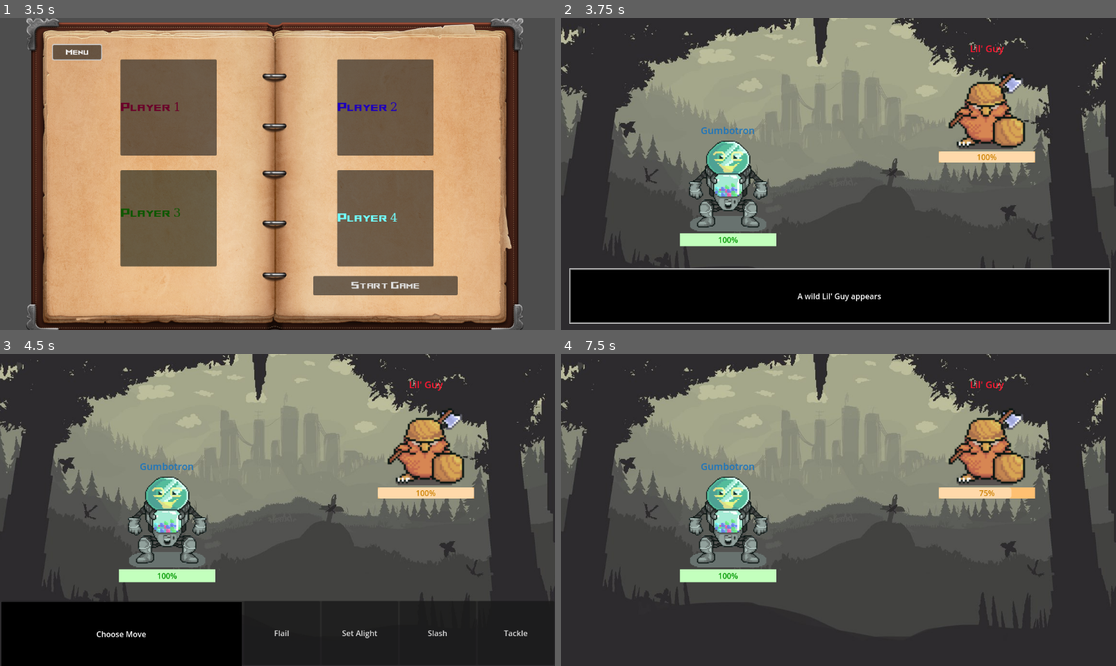
Above: before the commit, frames 1-4 (two rows, left to right).
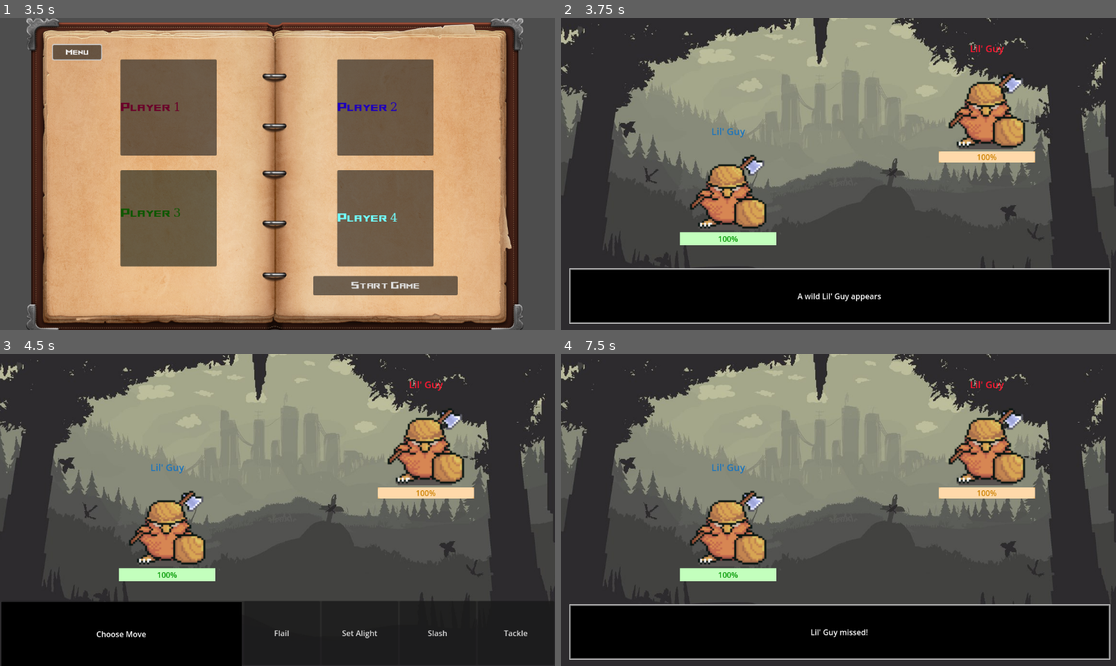
Above: after the commit, the same moments.

Repository: ajnaaa3/KTCE_RPGGame
Game: Godot game, scene res://scenes/menu.tscn
Two runs of this game, one before a commit and one after it. Both use one fixed random seed, a clock stepped at 60 frames per second and the inputs below.
Inputs (mouse positions are in pixels of both pictures, inside the frame that each line leads up to):
- Up to frame 1 (3.5 s): click "Start Game" at 0.5 s; click "Menu" at 1.25 s; move the mouse to (399, 158) at 2.02 s; click (399, 158) at 2.17 s; move the mouse to (166, 189) at 2.77 s; click (166, 189) at 2.92 s
- Up to frame 2 (3.75 s): click "Start Game" at 3.5 s
- Up to frame 3 (4.5 s): tap Enter (ui_accept) at 4.25 s; move the mouse to (333, 441) at 4.27 s; hold Enter (ui_accept) from 4.28 s (still down); click (333, 441) at 4.42 s
- Up to frame 4 (7.5 s): release Enter (ui_accept) at 5 s; click "Flail" at 5 s; tap Enter (ui_accept) at 5.75, 5.85, 6.02, 6.32, 6.5, 7.35 s; move the mouse to (810, 572) at 5.77 s; click (810, 572) at 5.92 s; move the mouse to (1005, 556) at 6.52 s; hold Enter (ui_accept) 6.53-7.28 s; click (1005, 556) at 6.67 s; move the mouse to (672, 463) at 7.27 s; click (672, 463) at 7.42 s

Frame 1 is identical in both runs. In frame 2, 3.4% of the frame differs, in the area x 21-39%, y 34-74%; in frame 3, 3.4%; in frame 4, 21%, in the area x 1-99%, y 34-98%.

Commit message:
Audio, Animation, Win State, Loss
Beeps Bloops and Blinks

Diff:
--- a/resources/Attacks/flail.tres
+++ b/resources/Attacks/flail.tres
@@ -1,4 +1,4 @@
-[gd_resource type="Resource" load_steps=2 format=3 uid="uid://c5qyp7qkianqr"]
+[gd_resource type="Resource" script_class="Attack" load_steps=2 format=3 uid="uid://c5qyp7qkianqr"]
 
 [ext_resource type="Script" uid="uid://da5gwh6uvs7j6" path="res://resources/baseAttack.gd" id="1_s1qtj"]
 
--- a/resources/Characters/gumbotron.tres
+++ b/resources/Characters/gumbotron.tres
@@ -14,5 +14,5 @@
 texture = ExtResource("2_r6lb3")
 max_hp = 60
 defense = 15
-speed = 10
+speed = 1
 moveset = Array[ExtResource("1_f1l3a")]([ExtResource("2_hqfd5"), ExtResource("3_bgh7o"), ExtResource("4_aji7k"), ExtResource("5_w304r")])
--- a/resources/Characters/lilGuy.tres
+++ b/resources/Characters/lilGuy.tres
@@ -15,5 +15,5 @@
 max_hp = 20
 attack = 20
 defense = 0
-speed = 1
+speed = 10
 moveset = Array[ExtResource("1_110pa")]([ExtResource("2_jl37k"), ExtResource("3_wwean"), ExtResource("4_eawel"), ExtResource("5_aqmg4")])
--- a/scenes/battle.gd
+++ b/scenes/battle.gd
@@ -8,18 +8,24 @@
 var rng = RandomNumberGenerator.new()
 var player_attack: Attack
 var enemy_attack: Attack
-enum BattleState { PLAYER_TURN, ENEMY_TURN, RESOLVE_ATTACKS, PLAYER_WIN, ENEMY_WIN }
+enum BattleState { PLAYER_TURN, ENEMY_TURN, RESOLVE_ATTACKS, PLAYER_WIN, PLAYER_LOSE}
 var current_state: BattleState = BattleState.PLAYER_TURN
+var victory_music: String = "res://assets/sounds/victory.ogg"
+var defeat_music: String = "res://assets/sounds/defeat.ogg"
 
 @onready var attack_panel = $PlayerPanel/Attacks
+@onready var player_anim: AnimationPlayer = $PlayerContainer/CharacterAnimationPlayer
+@onready var enemy_anim: AnimationPlayer = $EnemyContainer/CharacterAnimationPlayer
+@onready var music_player : AudioStreamPlayer = $BGMPlayer
+@onready var soundfx_player : AudioStreamPlayer = $SoundFXPlayer
 
 func _ready() -> void:
 	set_health($PlayerContainer/PlayerHPBar, player.max_hp, player.max_hp)
 	set_health($EnemyContainer/EnemyHPBar, enemy.max_hp, enemy.max_hp)
 	$PlayerContainer/Sprite.texture = player.texture
 	$EnemyContainer/Sprite.texture = enemy.texture
-	$EnemyContainer/EnemyName.text = enemy.name
-	$PlayerContainer/PlayerName.text = player.name
+	$EnemyContainer/Name.text = enemy.name
+	$PlayerContainer/Name.text = player.name
 	attack_panel.populate_moves(player)
 	attack_panel.attack_selected.connect(_on_player_attack_selected)
 
@@ -34,7 +40,11 @@
 	panel_node.get_node("Label").text = text
 
 func _input(event: InputEvent) -> void:
-	if(Input.is_action_just_pressed("ui_accept") or Input.is_mouse_button_pressed(MOUSE_BUTTON_LEFT) and current_state == BattleState.PLAYER_TURN):
+	if(current_state == BattleState.PLAYER_TURN
+		or current_state == BattleState.PLAYER_WIN
+		or current_state == BattleState.PLAYER_LOSE) \
+		and (Input.is_action_just_pressed("ui_accept")
+			 or Input.is_mouse_button_pressed(MOUSE_BUTTON_LEFT)):
 		$Textbox.hide()
 		emit_signal("textbox_closed")
 
@@ -56,58 +66,88 @@
 
 		BattleState.ENEMY_TURN:
 			display_text($Textbox, "Waiting for %s's move" % enemy.name)
-			await get_tree().create_timer(0.5).timeout
+			await get_tree().create_timer(1.0).timeout
 			enemy_attack = enemy.moveset[rng.randi_range(0, enemy.moveset.size() - 1)]
 			transition_to(BattleState.RESOLVE_ATTACKS)
 
 		BattleState.RESOLVE_ATTACKS:
 			if (player.speed > enemy.speed):
 				await resolve_damage(player_attack, player, enemy, $EnemyContainer/EnemyHPBar)
-				await check_battle_end()
+				if await battle_end() :
+					return
 				await resolve_damage(enemy_attack, enemy, player, $PlayerContainer/PlayerHPBar)
 
 			elif (player.speed < enemy.speed):
 				await resolve_damage(enemy_attack, enemy, player, $PlayerContainer/PlayerHPBar)
-				await check_battle_end()
+				if await battle_end() :
+					return
 				await resolve_damage(player_attack, player, enemy, $EnemyContainer/EnemyHPBar)
 
 			elif (rng.randi_range(0, 100) < 50):
 				await resolve_damage(player_attack, player, enemy, $EnemyContainer/EnemyHPBar)
-				await check_battle_end()
+				if await battle_end() :
+					return
 				await resolve_damage(enemy_attack, enemy, player, $PlayerContainer/PlayerHPBar)
 
 			else:
 				await resolve_damage(enemy_attack, enemy, player, $PlayerContainer/PlayerHPBar)
-				await check_battle_end()
+				if await battle_end() :
+					return
 				await resolve_damage(player_attack, player, enemy, $EnemyContainer/EnemyHPBar)
 
 			await get_tree().create_timer(1.0).timeout
-			check_battle_end()
+			if await battle_end() :
+					return
 			$Textbox.hide()
 			transition_to(BattleState.PLAYER_TURN)
+
+		BattleState.PLAYER_WIN:
+			enemy_anim.play("defeat")
+			music_player.stop()
+			music_player.stream = load(victory_music)
+			music_player.play()
+			display_text($Textbox, "You won!")
+			await(textbox_closed)
+			get_tree().set_meta("battle_result", "win")
+			call_deferred("deferred_goto_results")
+
+		BattleState.PLAYER_LOSE:
+			player_anim.play("defeat")
+			music_player.stop()
+			music_player.stream = load(defeat_music)
+			music_player.play()
+			display_text($Textbox, "You lost...")
+			await(textbox_closed)
+			get_tree().set_meta("battle_result", "lost")
+			call_deferred("deferred_goto_results")
 
 func resolve_damage(attack, attacker, defender, defender_health):
 	display_text($Textbox, "%s uses %s" % [attacker.name, attack.name])
 	await get_tree().create_timer(1.0).timeout
 	if randf() < attack.accuracy:
-		var damage = max(0, (attack.power + attacker.attack) - defender.defense)
+		var damage = max(0, ((attack.power * attacker.attack) / 10)- defender.defense)
 		set_health(defender_health, max(0, defender_health.value - damage), defender.max_hp)
 		display_text($Textbox, "%s takes %d damage!" % [defender.name, damage])
+		if defender_health == $PlayerContainer/PlayerHPBar:
+			player_anim.play("damage")
+			soundfx_player.play()
+		else:
+			enemy_anim.play("damage")
+			soundfx_player.play()
+
 	else:
 		display_text($Textbox, "%s missed!" % attacker.name)
-	await get_tree().create_timer(1.0).timeout
+	await get_tree().create_timer(0.7).timeout
 
-func check_battle_end():
-	if $PlayerContainer/PlayerHPBar.value == 0:
-		get_tree().set_meta("battle_result", "lost")
-		call_deferred("deferred_goto_results")
-		return
+func battle_end():
+	if $PlayerContainer/PlayerHPBar.value <= 0:
+		transition_to(BattleState.PLAYER_LOSE)
+		return true
 	elif $EnemyContainer/EnemyHPBar.value <= 0:
-		get_tree().set_meta("battle_result", "win")
-		call_deferred("deferred_goto_results")
-		return
+		transition_to(BattleState.PLAYER_WIN)
+		return true
 	else:
-		return
+		return false
 
 func deferred_goto_results():
 	get_tree().change_scene_to_file("res://scenes/result.tscn")
--- a/scenes/battle.tscn
+++ b/scenes/battle.tscn
@@ -1,19 +1,95 @@
-[gd_scene load_steps=13 format=3 uid="uid://bvx4b1rqtup32"]
+[gd_scene load_steps=17 format=3 uid="uid://bvx4b1rqtup32"]
 
 [ext_resource type="Script" uid="uid://dwpc2b0m8du21" path="res://scenes/battle.gd" id="1_dn72j"]
 [ext_resource type="Resource" uid="uid://b7yjsbyv5smjm" path="res://resources/Characters/lilGuy.tres" id="2_4k1nj"]
 [ext_resource type="Texture2D" uid="uid://dpkfk7j82hlsn" path="res://assets/images/JWDLx5AZBtI.jpg" id="2_th188"]
-[ext_resource type="Resource" uid="uid://b61yhfg8k3364" path="res://resources/Characters/gumbotron.tres" id="3_f4pi3"]
-[ext_resource type="AudioStream" uid="uid://cujvqechnsxt3" path="res://assets/sounds/dova_Mauve Rhopalocera_master.mp3" id="3_p1qf1"]
 [ext_resource type="Texture2D" uid="uid://dsvs00hbuq2yc" path="res://assets/images/Sprites/11.png" id="4_a12nh"]
 [ext_resource type="Texture2D" uid="uid://lju4uiedgigj" path="res://assets/images/Sprites/02.png" id="5_lpir7"]
 [ext_resource type="Script" uid="uid://h605uw8ba6gf" path="res://scenes/attacks.gd" id="6_f4pi3"]
+[ext_resource type="AudioStream" uid="uid://bhrpb4j04qm12" path="res://assets/sounds/output.ogg" id="8_f4pi3"]
+[ext_resource type="AudioStream" uid="uid://clvsbwslrfjut" path="res://assets/sounds/Soundfx/hit.ogg" id="8_yahae"]
 
 [sub_resource type="StyleBoxFlat" id="StyleBoxFlat_a12nh"]
 bg_color = Color(0, 0, 0, 1)
 
 [sub_resource type="StyleBoxFlat" id="StyleBoxFlat_p1qf1"]
 bg_color = Color(1, 0.7518053, 0.44741547, 1)
+
+[sub_resource type="Animation" id="Animation_yahae"]
+length = 0.001
+tracks/0/type = "value"
+tracks/0/imported = false
+tracks/0/enabled = false
+tracks/0/path = NodePath("Sprite:modulate")
+tracks/0/interp = 1
+tracks/0/loop_wrap = true
+tracks/0/keys = {
+"times": PackedFloat32Array(0, 0.10130787, 0.16535881, 0.26666668, 0.33333334, 0.4346412, 0.49869215, 0.6),
+"transitions": PackedFloat32Array(1, 1, 1, 1, 1, 1, 1, 1),
+"update": 0,
+"values": [Color(1, 1, 1, 1), Color(1, 1, 1, 1), Color(1, 1, 1, 1), Color(1, 1, 1, 1), Color(1, 1, 1, 1), Color(1, 1, 1, 1), Color(1, 1, 1, 1), Color(1, 1, 1, 1)]
+}
+tracks/1/type = "value"
+tracks/1/imported = false
+tracks/1/enabled = true
+tracks/1/path = NodePath("Name:modulate")
+tracks/1/interp = 1
+tracks/1/loop_wrap = true
+tracks/1/keys = {
+"times": PackedFloat32Array(0),
+"transitions": PackedFloat32Array(1),
+"update": 0,
+"values": [Color(1, 1, 1, 1)]
+}
+
+[sub_resource type="Animation" id="Animation_f4pi3"]
+resource_name = "damage"
+tracks/0/type = "value"
+tracks/0/imported = false
+tracks/0/enabled = true
+tracks/0/path = NodePath("Sprite:modulate")
+tracks/0/interp = 1
+tracks/0/loop_wrap = true
+tracks/0/keys = {
+"times": PackedFloat32Array(0, 0.10130787, 0.14432903, 0.2456369, 0.30114806, 0.40245593, 0.45241597, 0.5537238, 0.6022961, 0.703604, 0.76050293, 0.8618108, 0.8986921, 1),
+"transitions": PackedFloat32Array(1, 1, 1, 1, 1, 1, 1, 1, 1, 1, 1, 1, 1, 1),
+"update": 0,
+"values": [Color(1, 1, 1, 1), Color(1, 1, 1, 0.27450982), Color(1, 1, 1, 1), Color(1, 1, 1, 0.27450982), Color(1, 1, 1, 1), Color(1, 1, 1, 0.27450982), Color(1, 1, 1, 1), Color(1, 1, 1, 0.27450982), Color(1, 1, 1, 1), Color(1, 1, 1, 0.27450982), Color(1, 1, 1, 1), Color(1, 1, 1, 0.27450982), Color(1, 1, 1, 1), Color(1, 1, 1, 1)]
+}
+
+[sub_resource type="Animation" id="Animation_v7i3o"]
+resource_name = "defeat"
+tracks/0/type = "value"
+tracks/0/imported = false
+tracks/0/enabled = true
+tracks/0/path = NodePath("Sprite:modulate")
+tracks/0/interp = 1
+tracks/0/loop_wrap = true
+tracks/0/keys = {
+"times": PackedFloat32Array(0, 0.4),
+"transitions": PackedFloat32Array(1, 1),
+"update": 0,
+"values": [Color(1, 1, 1, 1), Color(1, 1, 1, 0)]
+}
+tracks/1/type = "value"
+tracks/1/imported = false
+tracks/1/enabled = true
+tracks/1/path = NodePath("Name:modulate")
+tracks/1/interp = 1
+tracks/1/loop_wrap = true
+tracks/1/keys = {
+"times": PackedFloat32Array(0, 0.4),
+"transitions": PackedFloat32Array(1, 1),
+"update": 0,
+"values": [Color(1, 1, 1, 1), Color(1, 1, 1, 0)]
+}
+
+[sub_resource type="AnimationLibrary" id="AnimationLibrary_v7i3o"]
+_data = {
+&"RESET": SubResource("Animation_yahae"),
+&"damage": SubResource("Animation_f4pi3"),
+&"defeat": SubResource("Animation_v7i3o")
+}
 
 [sub_resource type="StyleBoxFlat" id="StyleBoxFlat_th188"]
 bg_color = Color(0.7649482, 1, 0.74247926, 1)
@@ -29,11 +105,8 @@
 
 [node name="battle" type="Node2D"]
 script = ExtResource("1_dn72j")
-player = ExtResource("3_f4pi3")
+player = ExtResource("2_4k1nj")
 enemy = ExtResource("2_4k1nj")
-
-[node name="battleMusic" type="AudioStreamPlayer" parent="."]
-stream = ExtResource("3_p1qf1")
 
 [node name="Background_fight" type="Sprite2D" parent="."]
 z_index = -100
@@ -104,7 +177,7 @@
 grow_horizontal = 0
 grow_vertical = 2
 
-[node name="EnemyName" type="Label" parent="EnemyContainer"]
+[node name="Name" type="Label" parent="EnemyContainer"]
 unique_name_in_owner = true
 layout_mode = 2
 size_flags_horizontal = 4
@@ -127,6 +200,11 @@
 theme_override_colors/font_color = Color(0.80293787, 0.5057288, 0, 1)
 theme_override_styles/background = SubResource("StyleBoxFlat_p1qf1")
 value = 67.0
+
+[node name="CharacterAnimationPlayer" type="AnimationPlayer" parent="EnemyContainer"]
+libraries = {
+&"": SubResource("AnimationLibrary_v7i3o")
+}
 
 [node name="PlayerContainer" type="VBoxContainer" parent="."]
 anchors_preset = 6
@@ -141,7 +219,7 @@
 grow_horizontal = 0
 grow_vertical = 2
 
-[node name="PlayerName" type="Label" parent="PlayerContainer"]
+[node name="Name" type="Label" parent="PlayerContainer"]
 layout_mode = 2
 size_flags_horizontal = 4
 size_flags_vertical = 8
@@ -163,6 +241,11 @@
 theme_override_colors/font_color = Color(0, 0.59651214, 3.85046e-07, 1)
 theme_override_styles/fill = SubResource("StyleBoxFlat_th188")
 value = 100.0
+
+[node name="CharacterAnimationPlayer" type="AnimationPlayer" parent="PlayerContainer"]
+libraries = {
+&"": SubResource("AnimationLibrary_v7i3o")
+}
 
 [node name="Textbox" type="Panel" parent="."]
 offset_left = 17.0
@@ -183,3 +266,12 @@
 The bee, of course, flies anyway because bees don't care what humans think is impossible."
 horizontal_alignment = 1
 vertical_alignment = 1
+
+[node name="BGMPlayer" type="AudioStreamPlayer" parent="."]
+stream = ExtResource("8_f4pi3")
+volume_db = -12.0
+autoplay = true
+
+[node name="SoundFXPlayer" type="AudioStreamPlayer" parent="."]
+stream = ExtResource("8_yahae")
+volume_db = -2.0
Not shown, added: assets/sounds/Soundfx/hit.ogg.import
Not shown, added: assets/sounds/defeat.ogg.import
Not shown, added: assets/sounds/output.ogg.import
Not shown, added: assets/sounds/victory.ogg.import
Not shown, added: assets/sounds/Soundfx/hit.ogg
Not shown, added: assets/sounds/defeat.ogg
Not shown, added: assets/sounds/output.ogg
Not shown, added: assets/sounds/victory.ogg
